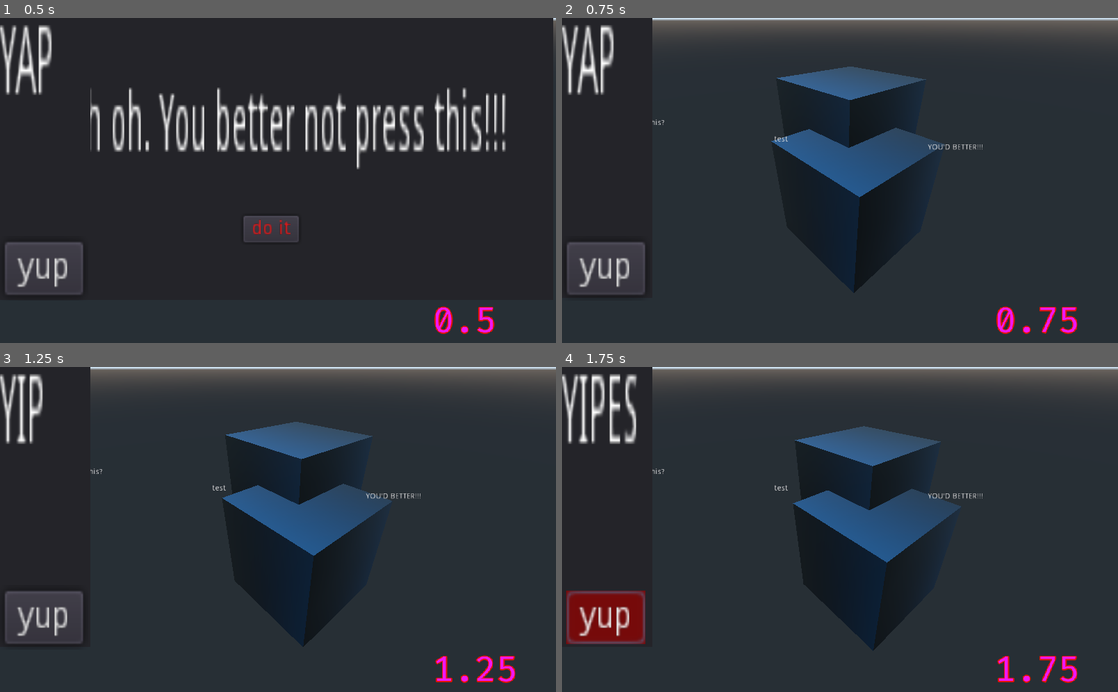
Above: before the commit, frames 1-4 (two rows, left to right).
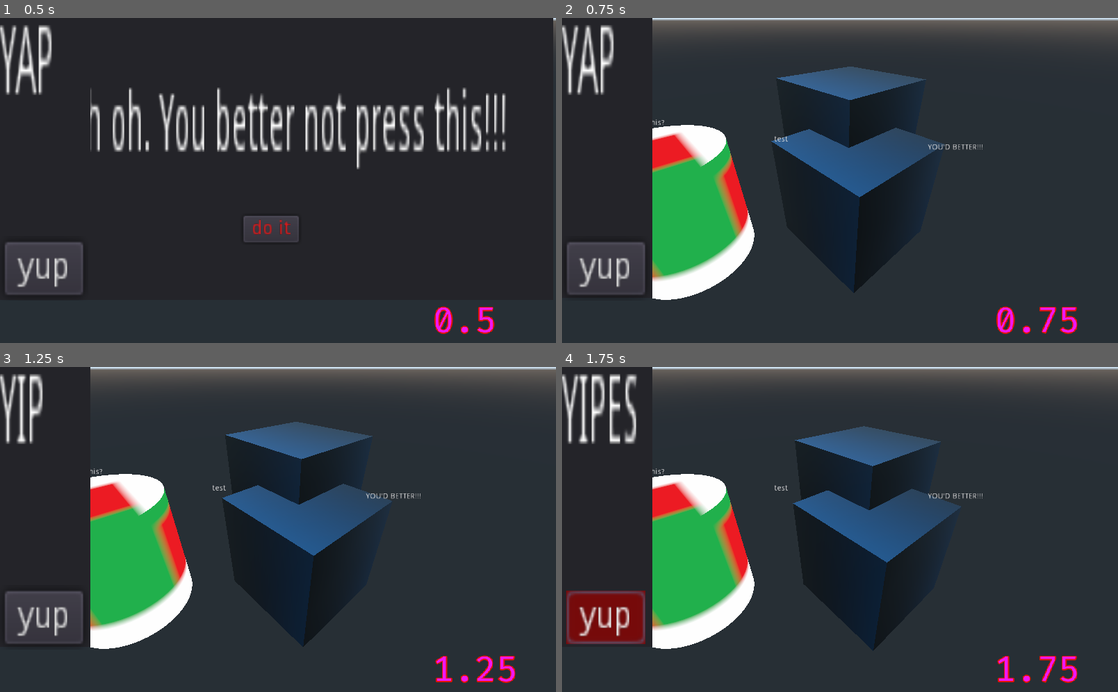
Above: after the commit, the same moments.

Repository: peter201943/GD-Test
Game: Godot game, scene res://Scenes/Level.tscn
Same seed, same stepped clock (60 frames per second), same inputs: the game is played once before the commit and once after it.
Inputs:
- Up to frame 1 (0.5 s): no input
- Up to frame 2 (0.75 s): click "do it" at 0.5 s
- Up to frame 3 (1.25 s): no input
- Up to frame 4 (1.75 s): click "yup" at 1.25 s

Frame 1 is identical in both runs. In frame 2, 8.0% of the frame differs, in the area x 16-35%, y 32-87%; in frame 3, 8.0%; in frame 4, 8.0%.

Commit message:
Imma sleep

Diff:
--- a/Scenes/Level.tscn
+++ b/Scenes/Level.tscn
@@ -7,6 +7,7 @@
 [ext_resource path="res://Scripts/SayHello!.gd" type="Script" id=5]
 [ext_resource path="res://Misc/FiraCode-Regular.ttf" type="DynamicFontData" id=6]
 [ext_resource path="res://Scripts/TIMER.gd" type="Script" id=7]
+[ext_resource path="res://Scenes/boid swarm.tscn" type="PackedScene" id=8]
 
 [sub_resource type="CanvasItemMaterial" id=1]
 
@@ -149,4 +150,6 @@
 __meta__ = {
 "_edit_use_anchors_": false
 }
+
+[node name="boid swarm" parent="." instance=ExtResource( 8 )]
 [connection signal="pressed" from="TestMenu/Button" to="TestMenu" method="_on_Button_pressed"]
--- a/Scenes/boid swarm.tscn
+++ b/Scenes/boid swarm.tscn
@@ -1,3 +1,24 @@
-[gd_scene format=2]
+[gd_scene load_steps=5 format=2]
+
+[ext_resource path="res://Misc/tile.png" type="Texture" id=1]
+
+[sub_resource type="CylinderShape" id=1]
+
+[sub_resource type="SpatialMaterial" id=2]
+flags_unshaded = true
+albedo_texture = ExtResource( 1 )
+
+[sub_resource type="CylinderMesh" id=3]
+material = SubResource( 2 )
 
 [node name="boid swarm" type="Node"]
+
+[node name="BOID BODY" type="KinematicBody" parent="."]
+
+[node name="BOID COLLIDER" type="CollisionShape" parent="BOID BODY"]
+shape = SubResource( 1 )
+
+[node name="BOID MESH" type="MeshInstance" parent="BOID BODY/BOID COLLIDER"]
+cast_shadow = 0
+mesh = SubResource( 3 )
+material/0 = null
Not shown: 1 places in Scenes/Level.tscn that only renumber resources
